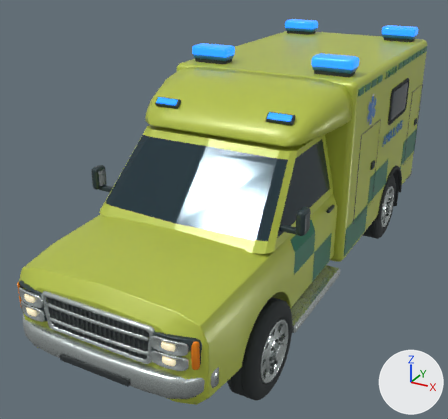
What one commit did to the Blender file source_blender/Ambulans_9310.blend.
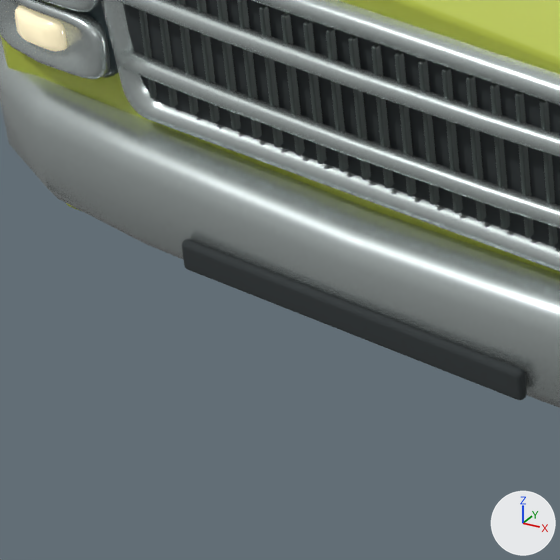
The first picture shows the older version from a camera (50 mm lens) standing at (2.95, -6.41, 3.96) and looking at (-0.34, -0.42, 0.97). The close-ups show the older and then the newer version on the part from 5% to 30% of the width and 73% to 100% of the height of that picture. Only the edits that show in the close-ups are written down. Arrows for +X, +Y and +Z are at lower right; the lights stay in place.

The scene before the commit, as lines of its bpy script (objects in view):
```python
me_cube_111 = bpy.data.meshes.new('Cube.111')
me_cube_111.from_pydata(...)  # 96 vertices, 98 faces; spans x -0.004..0.004, y -0.008..0.008, z -0.137..0.137
me_cube_111.materials.append(mat_graphite_trim)  # dark grey #4d5755
me_cube_112 = bpy.data.meshes.new('Cube.112')
me_cube_112.from_pydata(...)  # 96 vertices, 98 faces; spans x -0.004..0.004, y -0.008..0.008, z -0.137..0.137
me_cube_112.materials.append(mat_graphite_trim)  # dark grey #4d5755
me_cube_116 = bpy.data.meshes.new('Cube.116')
me_cube_116.from_pydata(...)  # 96 vertices, 98 faces; spans x -0.004..0.004, y -0.008..0.008, z -0.137..0.137
me_cube_116.materials.append(mat_graphite_trim)  # dark grey #4d5755
ob_kylarlamell_012 = bpy.data.objects.new('Kylarlamell.012', me_cube_111)
ob_kylarlamell_012.parent = ob_ambulans___pickup_9310
ob_kylarlamell_012.location = (0.094, -3.203, 1.06)
ob_kylarlamell_013 = bpy.data.objects.new('Kylarlamell.013', me_cube_112)
ob_kylarlamell_013.parent = ob_ambulans___pickup_9310
ob_kylarlamell_013.location = (0.141, -3.202, 1.06)
ob_kylarlamell_017 = bpy.data.objects.new('Kylarlamell.017', me_cube_116)
ob_kylarlamell_017.parent = ob_ambulans___pickup_9310
ob_kylarlamell_017.location = (0.329, -3.199, 1.06)
# also in view: 'Kylarlamell.003' at (-0.33, -3.2, 1.06); 'Pressad kromstötfångare' at (0.0, -3.05, 0.75); 'Kylarlamell.018' at (0.38, -3.2, 1.06); 'Kylarlamell.011' at (0.05, -3.2, 1.06); 'Kylarlamell.004' at (-0.28, -3.2, 1.06)
```
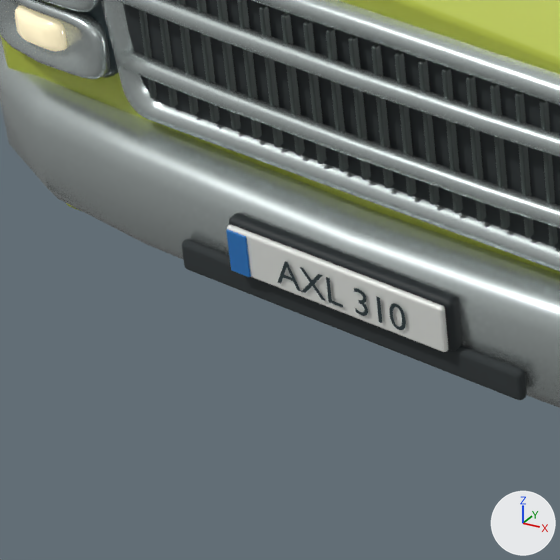
Boxes (x1, y1, x2, y2) around the edits, measured in the close-ups (560 x 560 px):
'Registreringsskylt fram', added
    after: (227, 224, 448, 352)
'Främre skylthållare', added
    after: (229, 213, 462, 351)
'Registreringsnummer fram', added
    after: (278, 261, 406, 330)
'Blått landsfält fram', added (blue)
    after: (226, 229, 251, 277)

The change, as a list of edits to the scene's bpy script:
```text
Add me_registreringsnummer_fram:
    me_registreringsnummer_fram.from_pydata(...)  # 136 vertices, 128 faces; spans x 0.0..0.271, y -0.001..0.052, z 0.0
    me_registreringsnummer_fram.materials.append(mat_lettering_black)  # dark cyan #2c3c3f
Add me_cube_123:
    me_cube_123.from_pydata(...)  # 96 vertices, 98 faces; spans x -0.021..0.021, y -0.002..0.002, z -0.0415..0.0415
    me_cube_123.materials.append(mat_police_reflective_blue)  # blue #2c79c4
Add me_cube_122:
    me_cube_122.from_pydata(...)  # 96 vertices, 98 faces; spans x -0.226..0.226, y -0.006..0.006, z -0.045..0.045
    me_cube_122.materials.append(mat_warm_ceramic_white)  # white #f2f5f0
Add me_cube_121:
    me_cube_121.from_pydata(...)  # 96 vertices, 98 faces; spans x -0.235..0.235, y -0.014..0.014, z -0.051..0.051
    me_cube_121.materials.append(mat_epdm_door_seals)  # black #1f2729
Add ob_registreringsnummer_fram:
    ob_registreringsnummer_fram = bpy.data.objects.new('Registreringsnummer fram', me_registreringsnummer_fram)
    ob_registreringsnummer_fram.parent = ob_ambulans___pickup_9310
    ob_registreringsnummer_fram.location = (-0.117, -3.312, 0.743)
    ob_registreringsnummer_fram.rotation_euler = (1.571, 0.0, 0.0)  # degrees (90, 0, 0)
Add ob_blått_landsfält_fram:
    ob_blått_landsfält_fram = bpy.data.objects.new('Blått landsfält fram', me_cube_123)
    ob_blått_landsfält_fram.parent = ob_ambulans___pickup_9310
    ob_blått_landsfält_fram.location = (-0.201, -3.309, 0.769)
Add ob_registreringsskylt_fram:
    ob_registreringsskylt_fram = bpy.data.objects.new('Registreringsskylt fram', me_cube_122)
    ob_registreringsskylt_fram.parent = ob_ambulans___pickup_9310
    ob_registreringsskylt_fram.location = (0.0, -3.301, 0.769)
Add ob_främre_skylthållare:
    ob_främre_skylthållare = bpy.data.objects.new('Främre skylthållare', me_cube_121)
    ob_främre_skylthållare.parent = ob_ambulans___pickup_9310
    ob_främre_skylthållare.location = (0.0, -3.281, 0.769)
```
